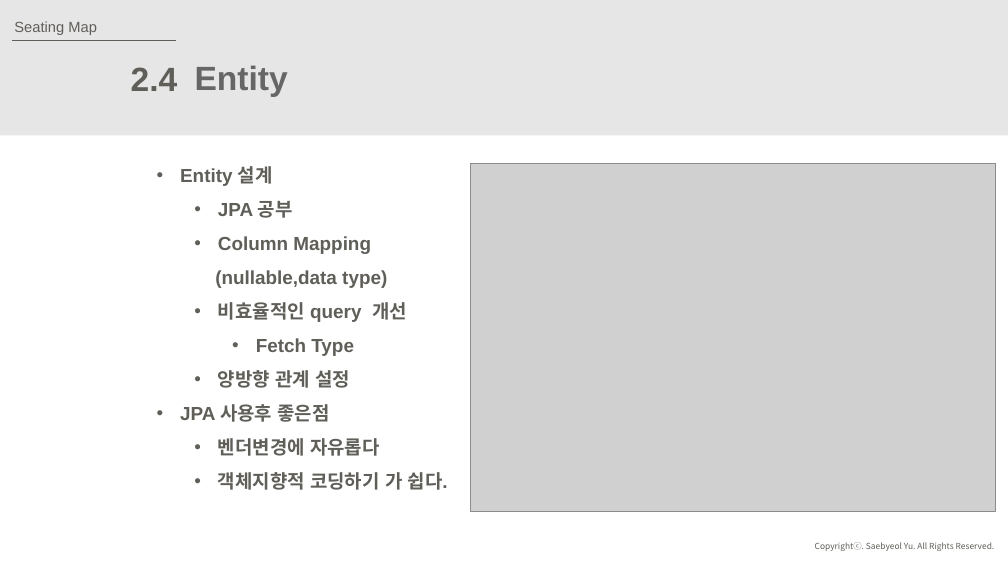
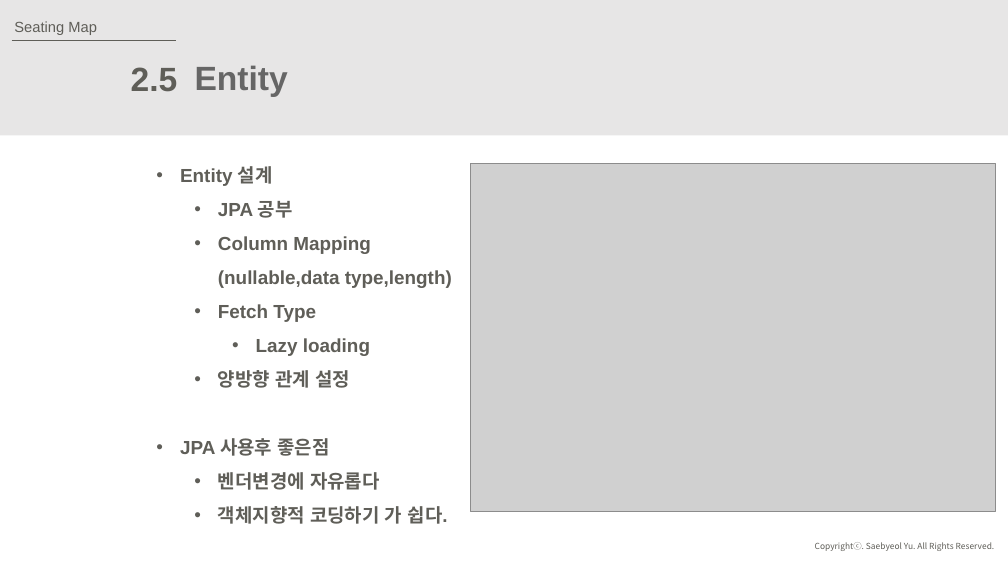
Before and after one commit to JuJinPark/interproject-process, a slide deck: slide 12 of 발표/internProject(20191015).pptx. Drawn at 1008x567 pixels with LibreOffice and Linux fonts; fonts in the diff are those of the drawing; grey boxes stand for pictures. Boxes give left, top, right and bottom in pixels: in the first picture for what was removed or moved away, otherwise in the second. Text is boxed around its words. In the diff, an @@ line names an element or a change of style, - is before the commit and + after.

```diff
--- a/발표/internProject(20191015).pptx
+++ b/발표/internProject(20191015).pptx
@@ text at box(131, 67, 178, 92): text changed @@
-2.4
+2.5
@@ text at box(218, 236, 452, 288): text changed @@
-  • Column Mapping
-  (nullable,data type)
-  • 비효율적인 query 개선
+  • Column Mapping (nullable,data type,length)
@@ text at box(218, 304, 316, 322): list level 3 to 2 in "Fetch Type" @@
@@ text at box(256, 338, 370, 356): paragraph added @@
+    • Lazy loading
```
Also in this commit, not shown: 10 other slides changed, 3 slides added.
